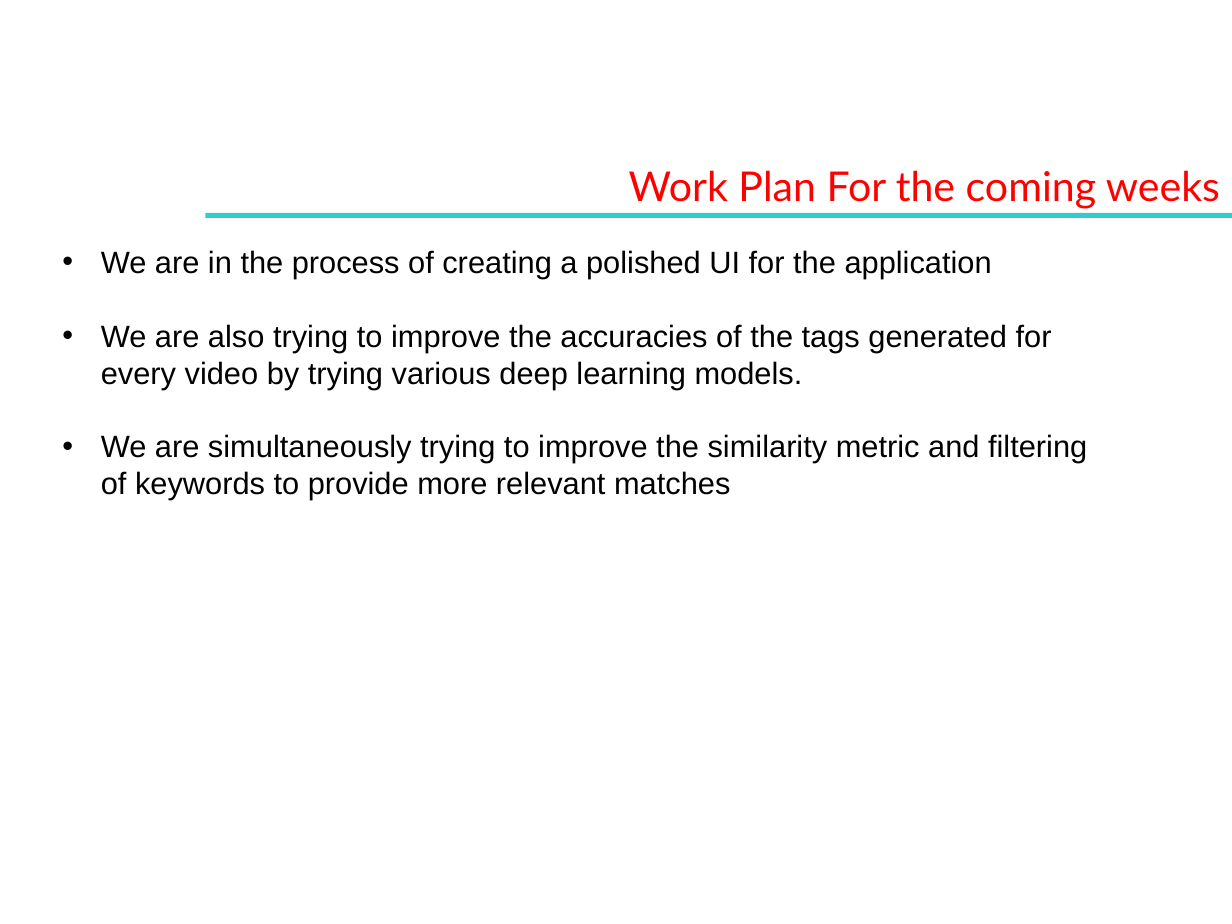
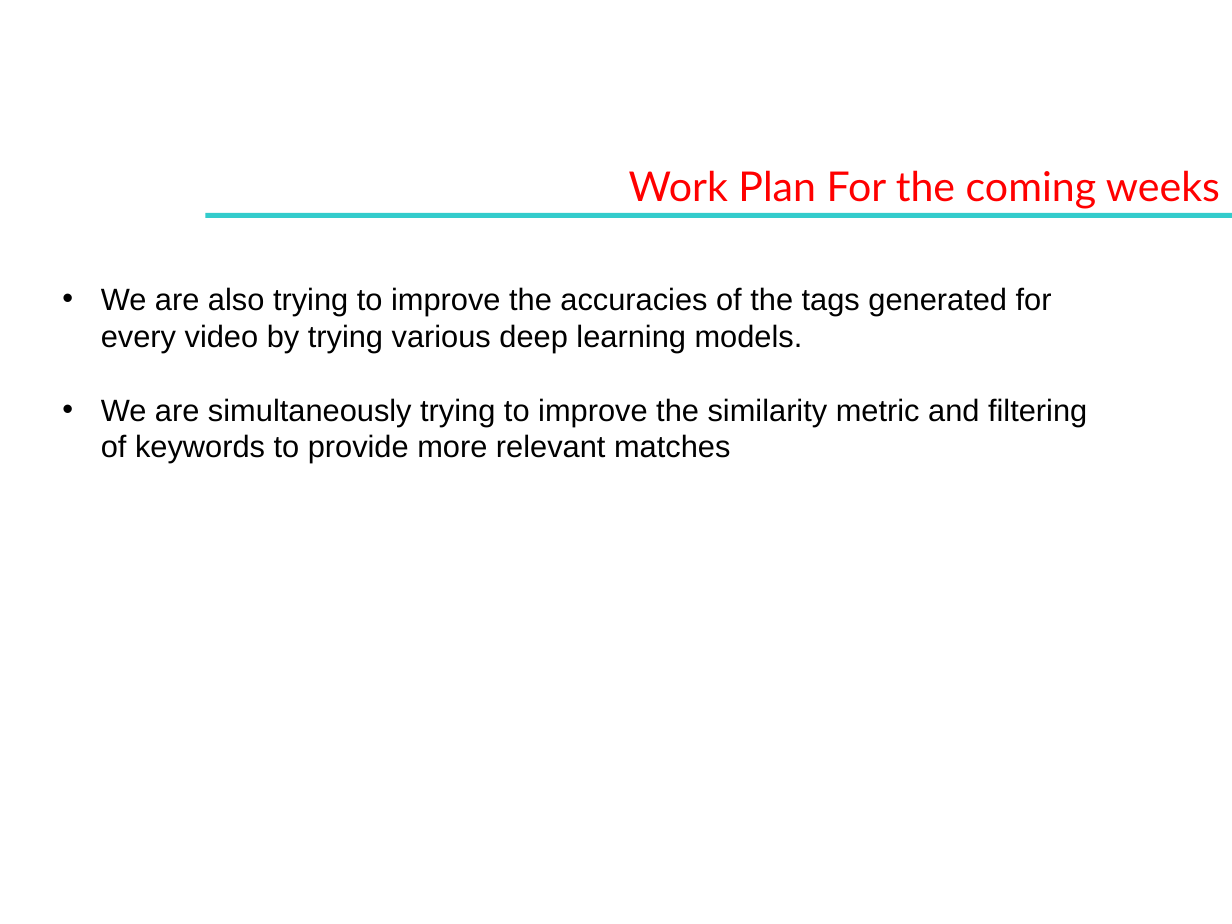
Before and after one commit to aditeyabaral/natural-language-database-querying, a slide deck: slide 3 of Presentation/Intel Contest_template.pptx. Drawn at 1232x924 pixels with LibreOffice and Linux fonts; fonts in the diff are those of the drawing; background and template pictures are left out. Boxes give left, top, right and bottom in pixels: in the first picture for what was removed or moved away, otherwise in the second. Text is boxed around its words. In the diff, an @@ line names an element or a change of style, - is before the commit and + after.

```diff
--- a/Presentation/Intel Contest_template.pptx
+++ b/Presentation/Intel Contest_template.pptx
@@ text at [101, 250, 992, 278]: paragraph removed @@
-• We are in the process of creating a polished UI for the application
```
Also in this commit, not shown: 4 other slides changed, 1 slide added, 1 other file.
